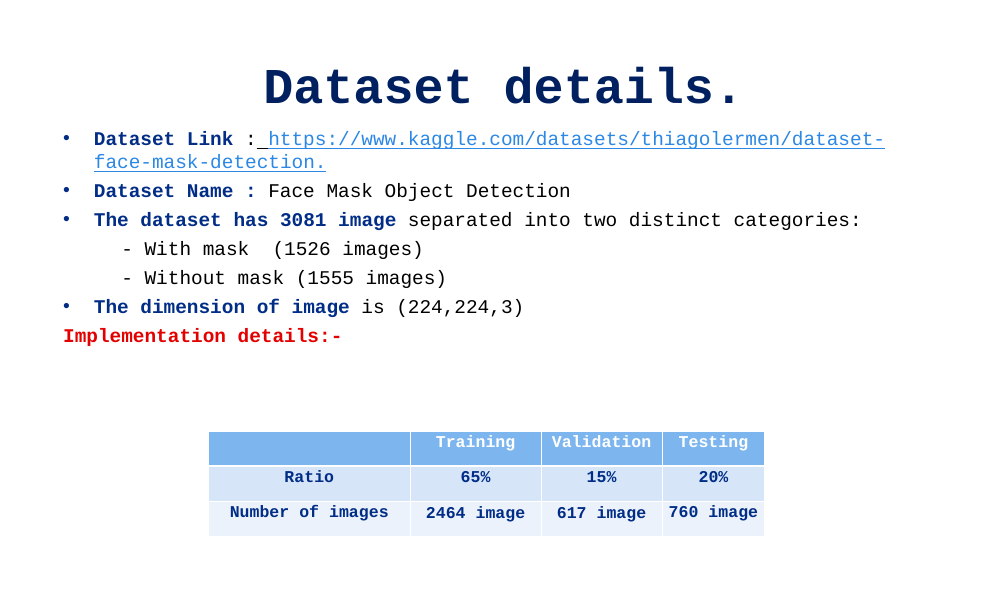
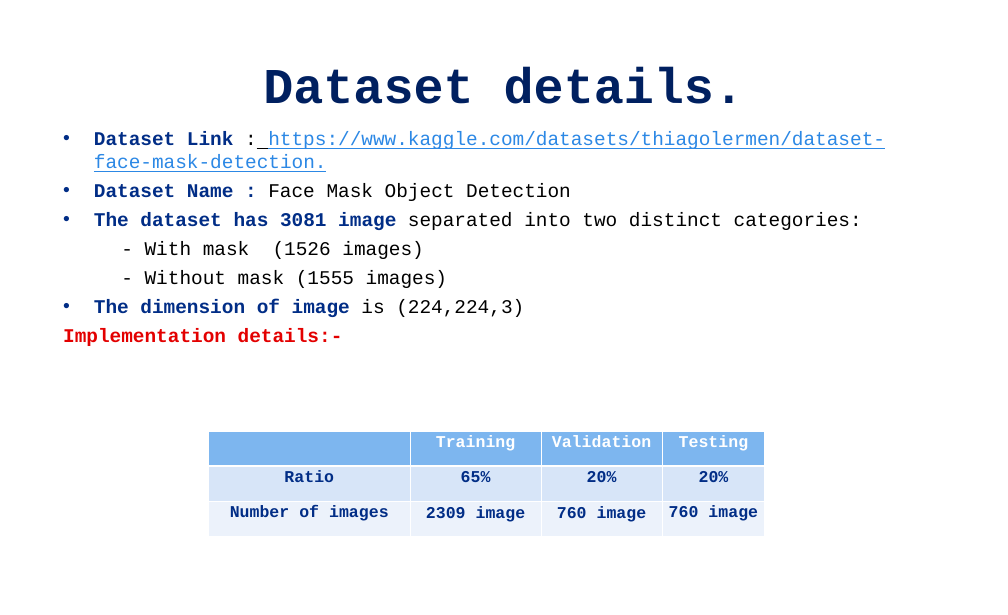
Before and after one commit to Abdullah102001/Face-Mask-Detection, a slide deck: slide 2 of Documentaion/Presentation.pptx. Drawn at 1008x615 pixels with LibreOffice and Linux fonts; fonts in the diff are those of the drawing. Boxes give left, top, right and bottom in pixels: in the first picture for what was removed or moved away, otherwise in the second. Text is boxed around its words. In the diff, an @@ line names an element or a change of style, - is before the commit and + after.

```diff
--- a/Documentaion/Presentation.pptx
+++ b/Documentaion/Presentation.pptx
@@ table at box(209, 431, 765, 536) @@
-row 2, column 3: 15%
+row 2, column 3: 20%
-row 3, column 2: 2464 image
+row 3, column 2: 2309 image
-row 3, column 3: 617 image
+row 3, column 3: 760 image
```
Also in this commit, not shown: 2 other files.
